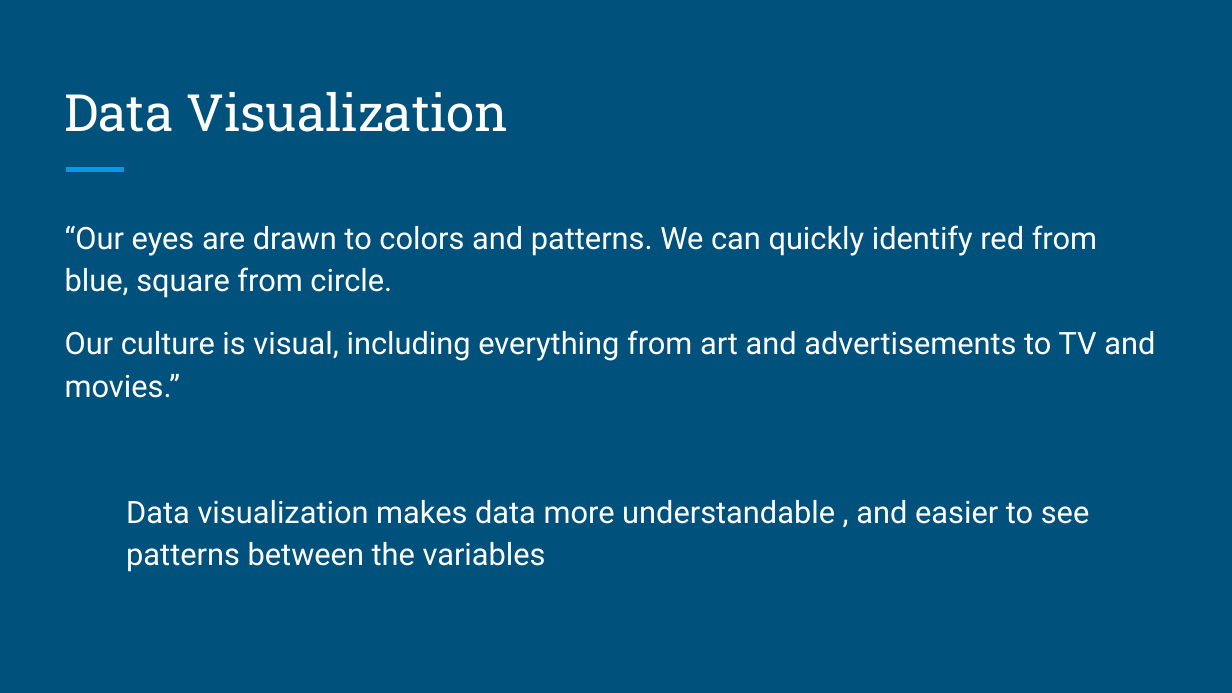
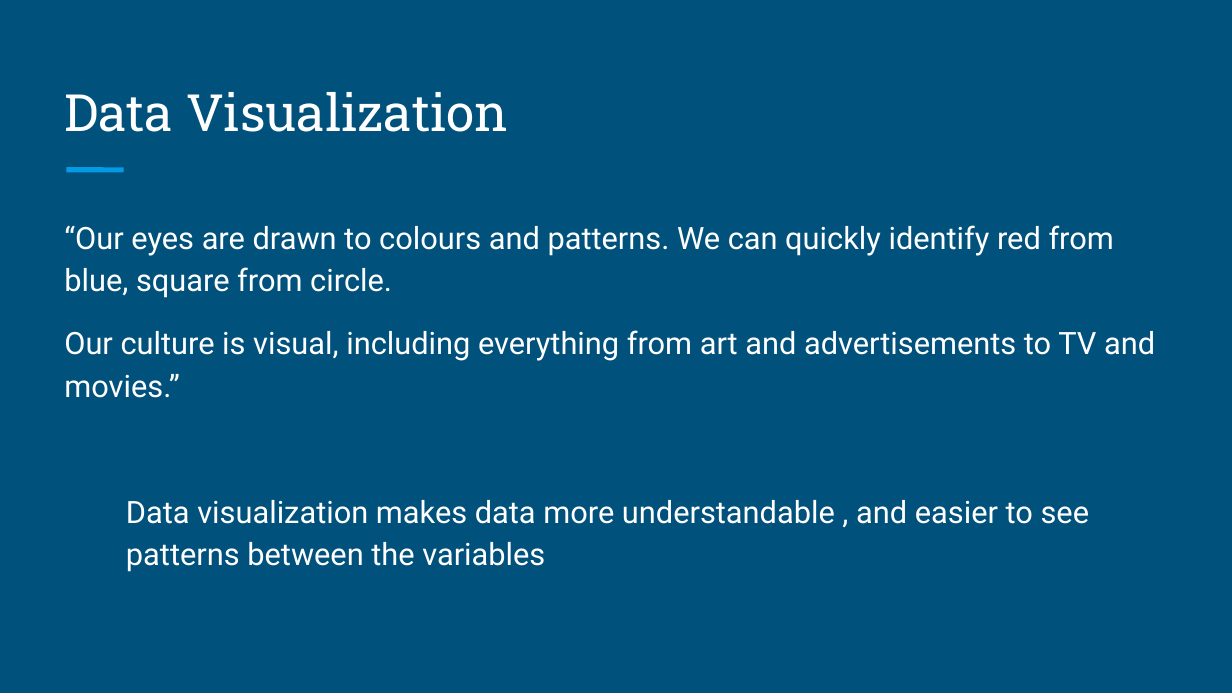
Before and after one commit to brandonyph/APB-Workshop-DataAnalyticsEssentials, a slide deck: slide 8 of Week5-Exploratory-Data-Analysis-and-Data-Vizsualization/Week 5-Exploratory Data Analysis and Data Vizsualization.pptx. Drawn at 1232x693 pixels with LibreOffice and Linux fonts; fonts in the diff are those of the drawing. Boxes give left, top, right and bottom in pixels: in the first picture for what was removed or moved away, otherwise in the second. Text is boxed around its words. In the diff, an @@ line names an element or a change of style, - is before the commit and + after.

```diff
--- a/Week5-Exploratory-Data-Analysis-and-Data-Vizsualization/Week 5-Exploratory Data Analysis and Data Vizsualization.pptx
+++ b/Week5-Exploratory-Data-Analysis-and-Data-Vizsualization/Week 5-Exploratory Data Analysis and Data Vizsualization.pptx
@@ text at (64,225,1114,298): text changed @@
-“Our eyes are drawn to colors and patterns. We can quickly identify red from blue, square from circle.
+“Our eyes are drawn to colours and patterns. We can quickly identify red from blue, square from circle.
```
Also in this commit, not shown: 9 other slides changed, 1 slide added, 1 slide removed, 9 other files.
